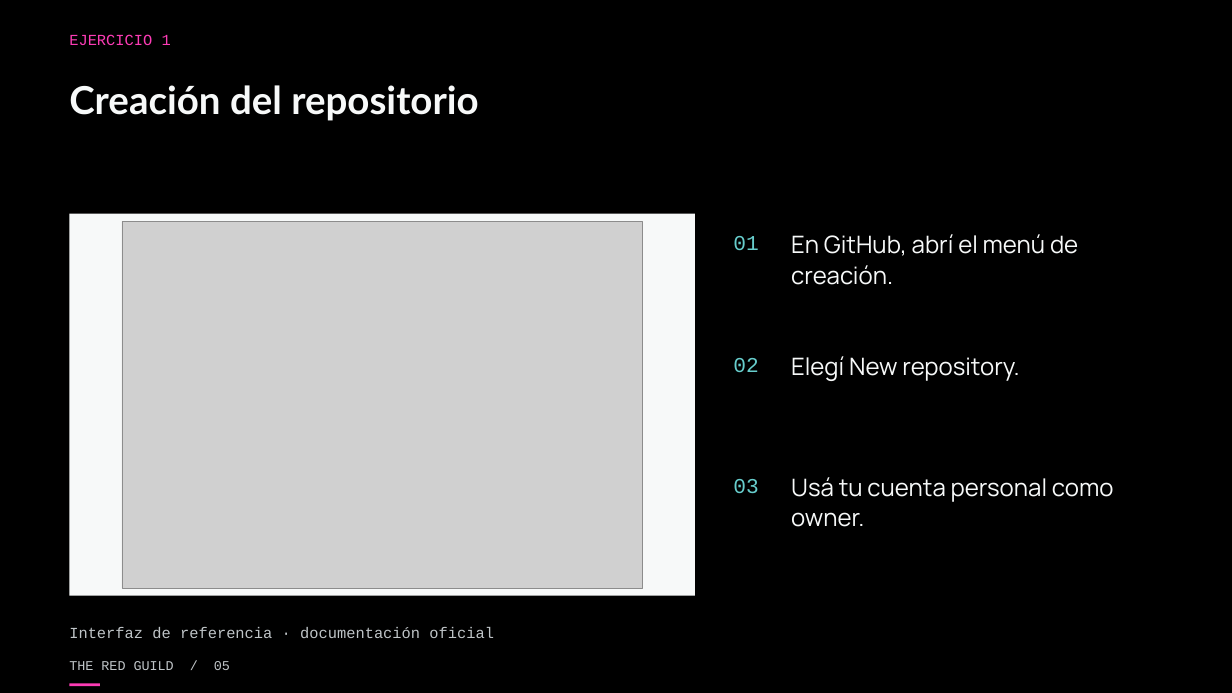
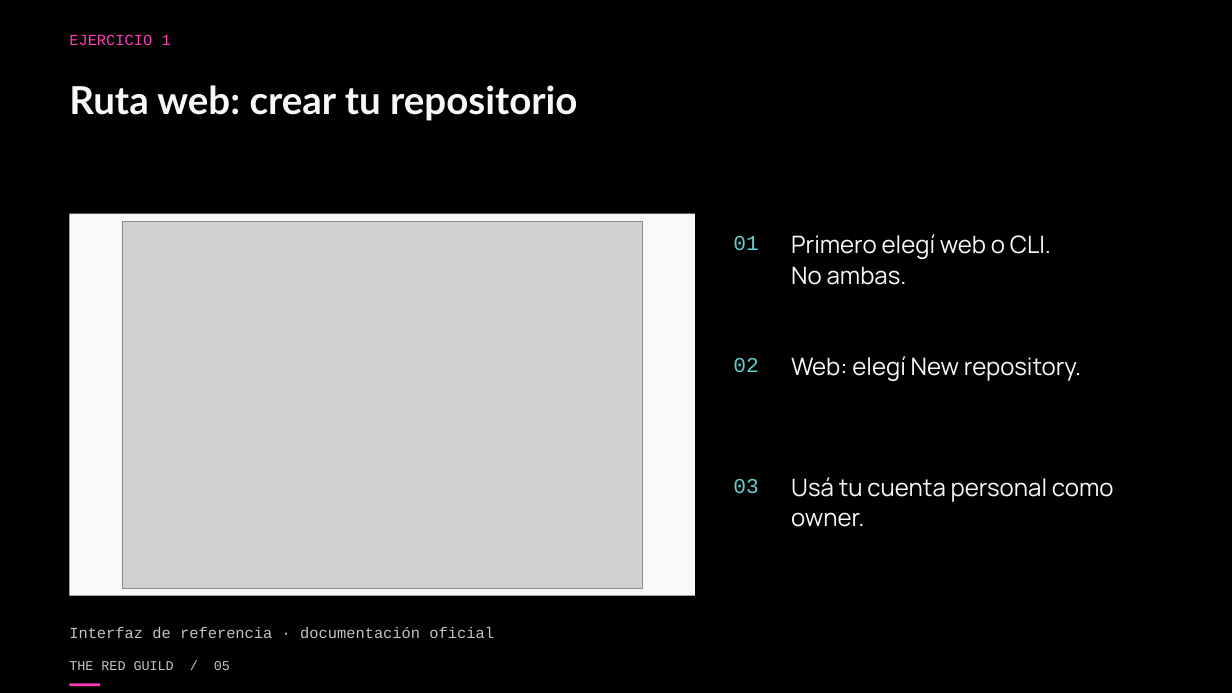
Before and after one commit to theredguild/github-ai-automation-lab, a slide deck: slide 5 of slides/workshop.pptx. Drawn at 1232x693 pixels with LibreOffice and Linux fonts; fonts in the diff are those of the drawing; grey boxes stand for pictures. Boxes give left, top, right and bottom in pixels: in the first picture for what was removed or moved away, otherwise in the second. Text is boxed around its words. In the diff, an @@ line names an element or a change of style, - is before the commit and + after.

```diff
--- a/slides/workshop.pptx
+++ b/slides/workshop.pptx
@@ text at (69,85,577,121): text changed @@
-Creación del repositorio
+Ruta web: crear tu repositorio
@@ text at (791,234,1051,285): text changed @@
-En GitHub, abrí el menú de
-creación.
+Primero elegí web o CLI.
+No ambas.
@@ text at (791,356,1081,381): text changed @@
-Elegí New repository.
+Web: elegí New repository.
```
Also in this commit, not shown: 8 other slides changed, 27 other files.
